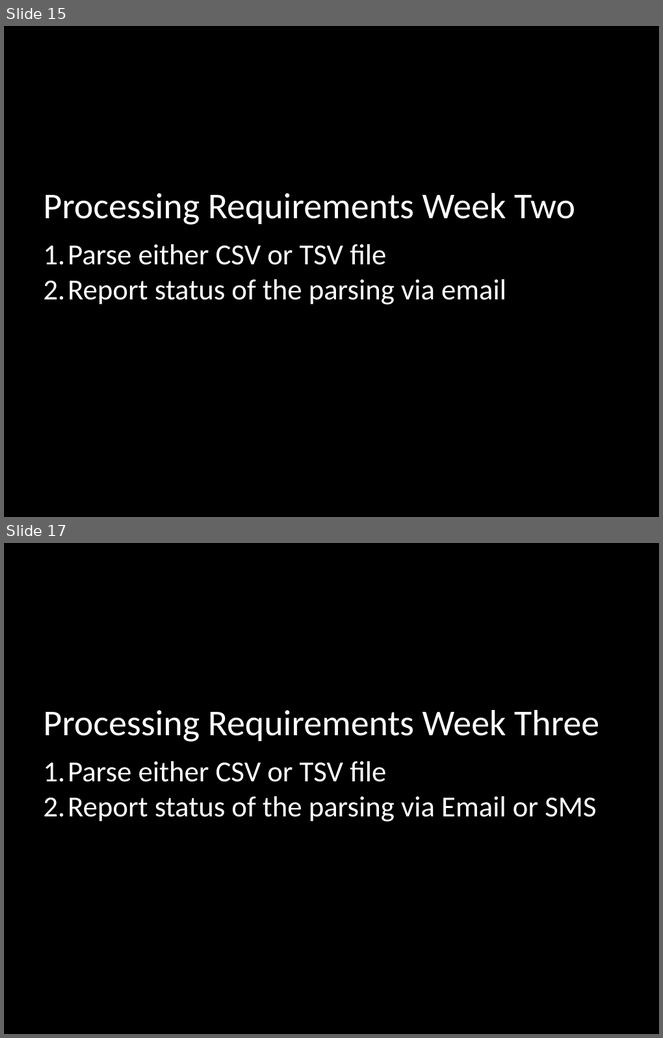
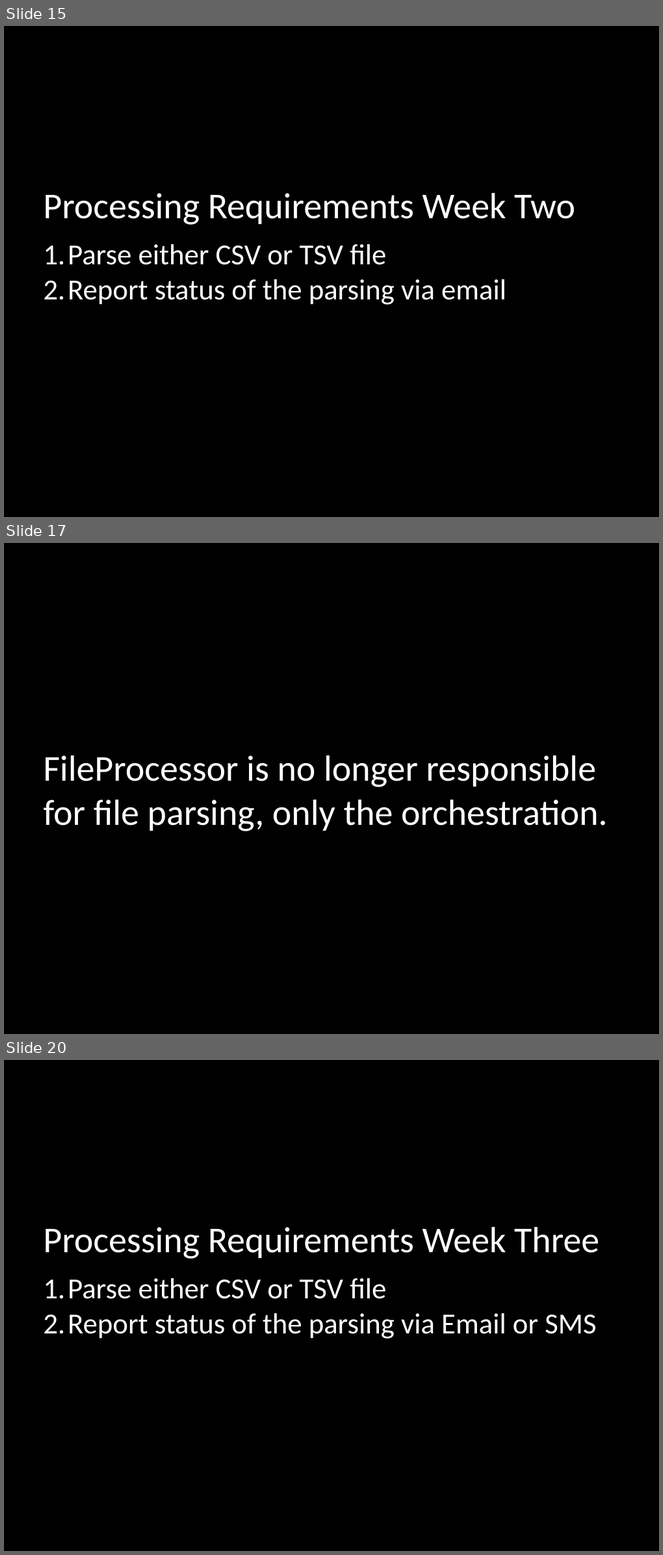
Before and after one commit to mikegehard/Better-Ruby-Through-Design-Principles, a slide deck: BetterRubyThroughDesignPatterns.pptx. Shown one above the other, each under a label of ours: slides 15 and 17 before the commit, slides 15, 17 and 20 after it; the slides between them are not shown. The pictures are 663x1038 and 663x1555 pixels, drawn with LibreOffice and Linux fonts; fonts in the diff are those of the drawing. Boxes give left, top, right and bottom in pixels: in the first picture for what was removed or moved away, otherwise in the second. Text is boxed around its words. In the diff, an @@ line names an element or a change of style, - is before the commit and + after.

```diff
--- a/BetterRubyThroughDesignPatterns.pptx
+++ b/BetterRubyThroughDesignPatterns.pptx
@@ slide 17 added at [4,543,659,1034], background #000000 @@
@@ text added at [43,756,608,832], 40 pt, text #FFFFFF @@
+FileProcessor is no longer responsible for file parsing, only the orchestration.
@@ what was slide 17 is now slide 20 @@
```
Also in this commit, not shown: 2 slides changed, 7 other slides added.
